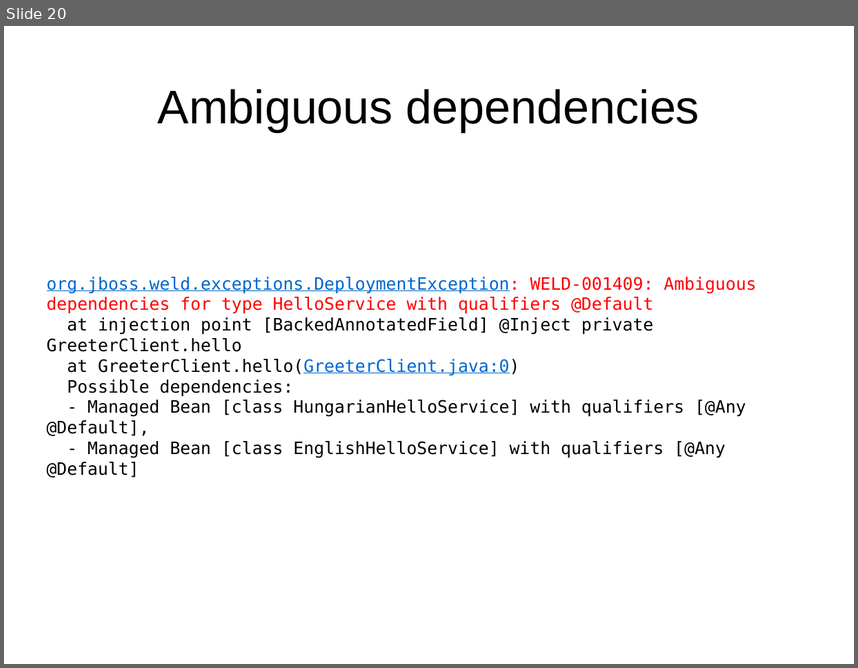
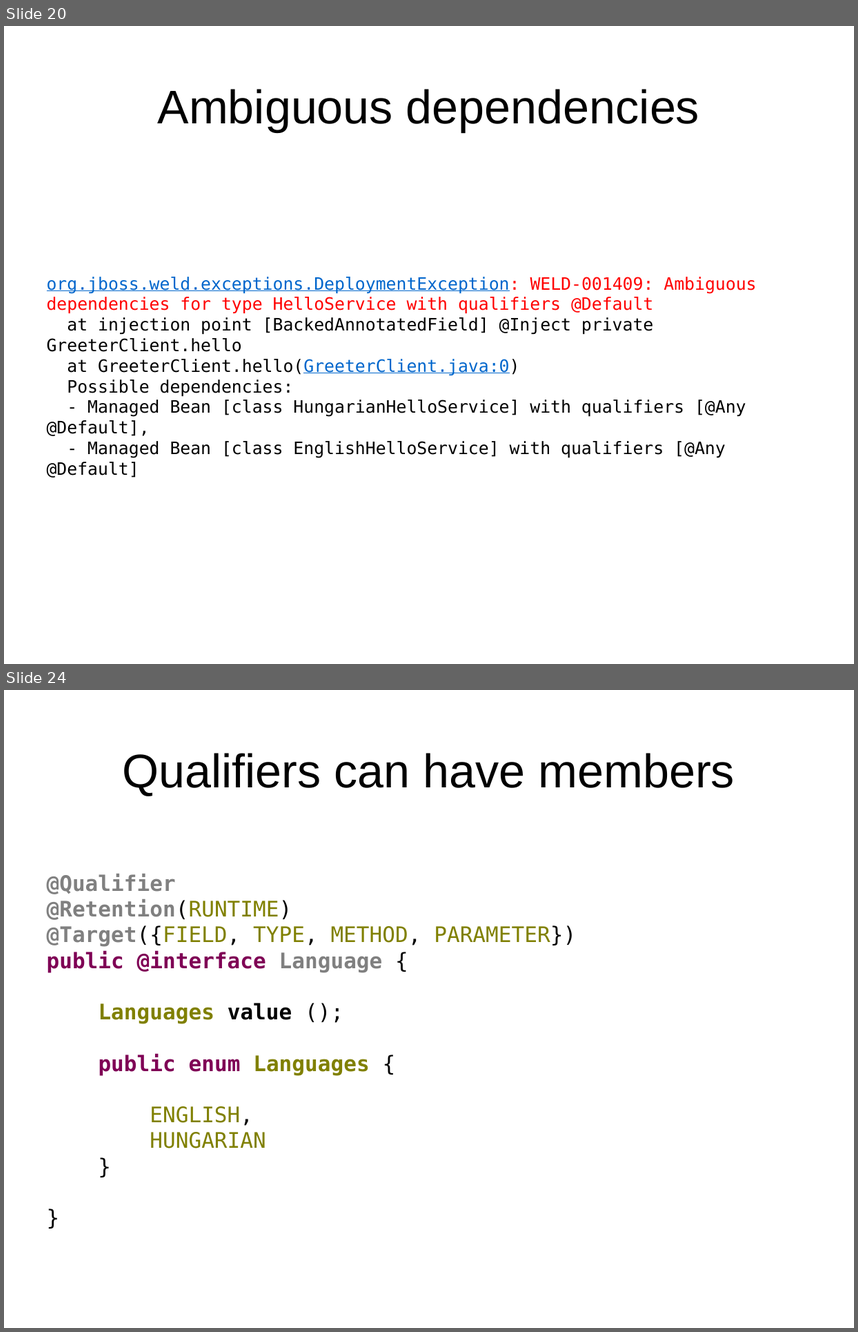
Before and after one commit to FrigoCoder/CDI, a slide deck: CDI.odp. Shown one above the other, each under a label of ours: slide 20 before the commit, slides 20 and 24 after it; the slides between them are not shown. The pictures are 858x668 and 858x1332 pixels, drawn with LibreOffice and Linux fonts; fonts in the diff are those of the drawing. Boxes give left, top, right and bottom in pixels: in the first picture for what was removed or moved away, otherwise in the second. Text is boxed around its words. In the diff, an @@ line names an element or a change of style, - is before the commit and + after.

Commit message:
Qualifiers with members.

```diff
--- a/CDI.odp
+++ b/CDI.odp
@@ slide 24 added at (x1=4, y1=690, x2=854, y2=1328), background #FFFFFF @@
@@ title added at (x1=122, y1=753, x2=735, y2=796), 44 pt, text #000000 @@
+Qualifiers can have members
@@ text added at (x1=47, y1=874, x2=576, y2=1148), 20 pt, text #808000, bold @@
+@Qualifier
+@Retention(RUNTIME)
+@Target({FIELD, TYPE, METHOD, PARAMETER})
+public @interface Language {
+Languages value ();
+public enum Languages {
+ENGLISH,
+HUNGARIAN
+}
+}
```
Also in this commit, not shown: 2 slides changed, 5 other slides added, 8 other files.
